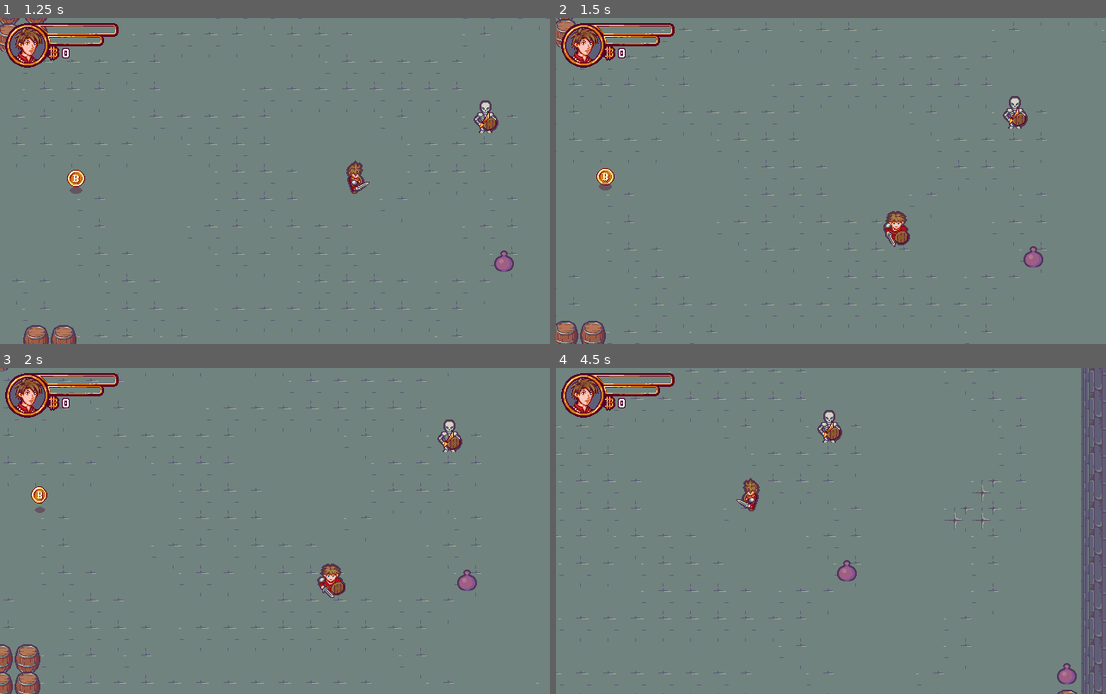
Above: before the commit, frames 1-4 (two rows, left to right).
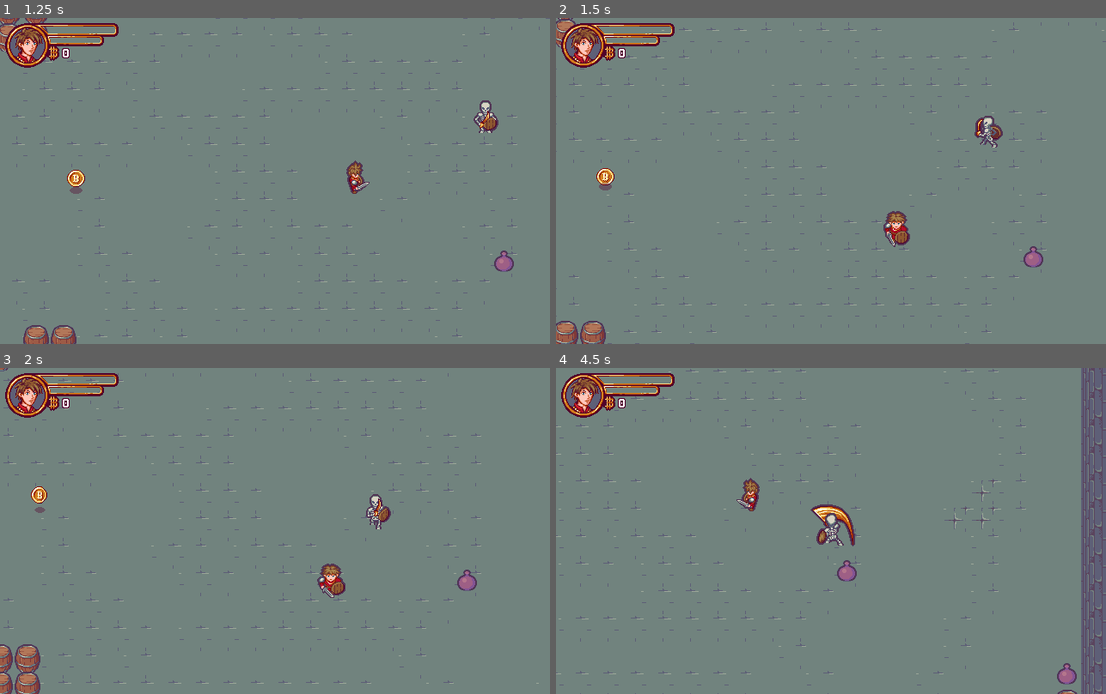
Above: after the commit, the same moments.

Repository: Franofarion/Godot-2D-ZeldIsaac-Tutorial
Game: Godot game, scene res://Scenes/Levels/Level.tscn
Two runs of this game, one before a commit and one after it. Both use one fixed random seed, a clock stepped at 60 frames per second and the inputs below. Sound files missing from this copy of the repository are replaced by a short silence.
Inputs:
- Up to frame 1 (1.25 s): tap Enter (ui_accept) at 0.5, 0.77 s; hold Right (ui_right) from 0.53 s (still down)
- Up to frame 2 (1.5 s): release Right (ui_right) at 1.28 s; hold Down (ui_down) from 1.28 s (still down)
- Up to frame 3 (2 s): keep holding Down (ui_down); tap Enter (ui_accept) at 1.52 s
- Up to frame 4 (4.5 s): release Down (ui_down) at 2.03 s; hold Right (ui_right) 2.03-2.78 s; hold Up (ui_up) 2.78-3.53 s; tap Enter (ui_accept) at 3.02, 3.77 s; hold Left (ui_left) from 3.53 s (still down)

Frame 1 is identical in both runs. In frame 2, 0.6% of the frame differs, in the area x 76-86%, y 23-40%; in frame 3, 0.6%; in frame 4, 0.9%, in the area x 46-55%, y 12-55%.

Commit message:
enemy behaviour, BehaviourTree

Diff:
--- a/Scenes/Actors/Actor.gd
+++ b/Scenes/Actors/Actor.gd
@@ -14,7 +14,7 @@
 }
 
 
-var speed := 300.0
+export var speed := 300.0
 var moving_direction := Vector2.ZERO setget set_moving_direction, get_moving_direction
 var facing_direction := Vector2.DOWN setget set_facing_direction, get_facing_direction
 
@@ -88,7 +88,7 @@
 		state_machine.set_state('Move')
 
 #### SIGNAL RESPONSES ####
-func _on_state_changed(new_state: Object):
+func _on_state_changed(_new_state: Object):
 	_update_animation()
 
 func _on_AnimatedSprite_animation_finished():
--- a/Scenes/Actors/Actor.tscn
+++ b/Scenes/Actors/Actor.tscn
@@ -29,7 +29,7 @@
 "_edit_lock_": true
 }
 
-[node name="StateMachine" type="Node" parent="."]
+[node name="StateMachine" type="Node2D" parent="."]
 script = ExtResource( 2 )
 
 [node name="Idle" type="Node" parent="StateMachine"]
--- a/Scenes/Actors/Character/CharacterSpriteFrame.tres
+++ b/Scenes/Actors/Character/CharacterSpriteFrame.tres
@@ -1,6 +1,54 @@
 [gd_resource type="SpriteFrames" load_steps=34 format=2]
 
 [ext_resource path="res://Scenes/Actors/Character/Sprites/Character_SpriteSheet.png" type="Texture" id=1]
+
+[sub_resource type="AtlasTexture" id=32]
+atlas = ExtResource( 1 )
+region = Rect2( 0, 192, 64, 64 )
+
+[sub_resource type="AtlasTexture" id=28]
+atlas = ExtResource( 1 )
+region = Rect2( 320, 128, 64, 64 )
+
+[sub_resource type="AtlasTexture" id=29]
+atlas = ExtResource( 1 )
+region = Rect2( 384, 128, 64, 64 )
+
+[sub_resource type="AtlasTexture" id=30]
+atlas = ExtResource( 1 )
+region = Rect2( 448, 128, 64, 64 )
+
+[sub_resource type="AtlasTexture" id=22]
+atlas = ExtResource( 1 )
+region = Rect2( 320, 0, 64, 64 )
+
+[sub_resource type="AtlasTexture" id=23]
+atlas = ExtResource( 1 )
+region = Rect2( 384, 0, 64, 64 )
+
+[sub_resource type="AtlasTexture" id=24]
+atlas = ExtResource( 1 )
+region = Rect2( 448, 0, 64, 64 )
+
+[sub_resource type="AtlasTexture" id=31]
+atlas = ExtResource( 1 )
+region = Rect2( 0, 64, 64, 64 )
+
+[sub_resource type="AtlasTexture" id=34]
+atlas = ExtResource( 1 )
+region = Rect2( 0, 128, 64, 64 )
+
+[sub_resource type="AtlasTexture" id=25]
+atlas = ExtResource( 1 )
+region = Rect2( 320, 192, 64, 64 )
+
+[sub_resource type="AtlasTexture" id=26]
+atlas = ExtResource( 1 )
+region = Rect2( 384, 192, 64, 64 )
+
+[sub_resource type="AtlasTexture" id=27]
+atlas = ExtResource( 1 )
+region = Rect2( 448, 192, 64, 64 )
 
 [sub_resource type="AtlasTexture" id=33]
 atlas = ExtResource( 1 )
@@ -17,54 +65,6 @@
 [sub_resource type="AtlasTexture" id=21]
 atlas = ExtResource( 1 )
 region = Rect2( 448, 64, 64, 64 )
-
-[sub_resource type="AtlasTexture" id=28]
-atlas = ExtResource( 1 )
-region = Rect2( 320, 128, 64, 64 )
-
-[sub_resource type="AtlasTexture" id=29]
-atlas = ExtResource( 1 )
-region = Rect2( 384, 128, 64, 64 )
-
-[sub_resource type="AtlasTexture" id=30]
-atlas = ExtResource( 1 )
-region = Rect2( 448, 128, 64, 64 )
-
-[sub_resource type="AtlasTexture" id=31]
-atlas = ExtResource( 1 )
-region = Rect2( 0, 64, 64, 64 )
-
-[sub_resource type="AtlasTexture" id=34]
-atlas = ExtResource( 1 )
-region = Rect2( 0, 128, 64, 64 )
-
-[sub_resource type="AtlasTexture" id=32]
-atlas = ExtResource( 1 )
-region = Rect2( 0, 192, 64, 64 )
-
-[sub_resource type="AtlasTexture" id=22]
-atlas = ExtResource( 1 )
-region = Rect2( 320, 0, 64, 64 )
-
-[sub_resource type="AtlasTexture" id=23]
-atlas = ExtResource( 1 )
-region = Rect2( 384, 0, 64, 64 )
-
-[sub_resource type="AtlasTexture" id=24]
-atlas = ExtResource( 1 )
-region = Rect2( 448, 0, 64, 64 )
-
-[sub_resource type="AtlasTexture" id=25]
-atlas = ExtResource( 1 )
-region = Rect2( 320, 192, 64, 64 )
-
-[sub_resource type="AtlasTexture" id=26]
-atlas = ExtResource( 1 )
-region = Rect2( 384, 192, 64, 64 )
-
-[sub_resource type="AtlasTexture" id=27]
-atlas = ExtResource( 1 )
-region = Rect2( 448, 192, 64, 64 )
 
 [sub_resource type="AtlasTexture" id=10]
 atlas = ExtResource( 1 )
@@ -132,19 +132,19 @@
 
 [resource]
 animations = [ {
-"frames": [ SubResource( 33 ) ],
+"frames": [ SubResource( 32 ) ],
 "loop": true,
-"name": "IdleDown",
+"name": "IdleLeft",
 "speed": 5.0
-}, {
-"frames": [ SubResource( 19 ), SubResource( 20 ), SubResource( 21 ) ],
-"loop": false,
-"name": "AttackUp",
-"speed": 8.0
 }, {
 "frames": [ SubResource( 28 ), SubResource( 29 ), SubResource( 30 ) ],
 "loop": false,
 "name": "AttackRight",
+"speed": 8.0
+}, {
+"frames": [ SubResource( 22 ), SubResource( 23 ), SubResource( 24 ) ],
+"loop": false,
+"name": "AttackDown",
 "speed": 8.0
 }, {
 "frames": [ SubResource( 31 ) ],
@@ -157,19 +157,19 @@
 "name": "IdleRight",
 "speed": 5.0
 }, {
-"frames": [ SubResource( 32 ) ],
-"loop": true,
-"name": "IdleLeft",
-"speed": 5.0
-}, {
-"frames": [ SubResource( 22 ), SubResource( 23 ), SubResource( 24 ) ],
-"loop": false,
-"name": "AttackDown",
-"speed": 8.0
-}, {
 "frames": [ SubResource( 25 ), SubResource( 26 ), SubResource( 27 ) ],
 "loop": false,
 "name": "AttackLeft",
+"speed": 8.0
+}, {
+"frames": [ SubResource( 33 ) ],
+"loop": true,
+"name": "IdleDown",
+"speed": 5.0
+}, {
+"frames": [ SubResource( 19 ), SubResource( 20 ), SubResource( 21 ) ],
+"loop": false,
+"name": "AttackUp",
 "speed": 8.0
 }, {
 "frames": [ SubResource( 10 ), SubResource( 11 ), SubResource( 12 ), SubResource( 13 ) ],
--- /dev/null
+++ b/Scenes/Actors/Enemy/BehaviourState/AttackState.gd
@@ -0,0 +1,11 @@
+extends State
+class_name AttackState
+
+onready var cooldown = $Cooldown
+
+func enter_state() -> void:
+	owner.state_machine.set_state('Attack')
+	cooldown.start()
+
+func is_cooldown_running() -> bool:
+	return !cooldown.is_stopped() && !cooldown.is_paused()
--- /dev/null
+++ b/Scenes/Actors/Enemy/BehaviourState/ChaseState.gd
@@ -0,0 +1,8 @@
+extends State
+class_name ChaseState
+
+func enter_state() -> void:
+	owner.state_machine.set_state('Move')
+
+func update(_delta: float) -> void:
+	owner.update_move_path(owner.target.global_position)
--- /dev/null
+++ b/Scenes/Actors/Enemy/BehaviourState/WanderState.gd
@@ -0,0 +1,7 @@
+extends State
+class_name WanderState
+
+func enter_state() -> void:
+	if owner.state_machine == null:
+		return
+	owner.state_machine.set_state('Idle')
--- a/Scenes/Actors/Enemy/Enemy.gd
+++ b/Scenes/Actors/Enemy/Enemy.gd
@@ -1,2 +1,121 @@
 extends Actor
 class_name Enemy
+
+onready var behaviour_tree = $BehaviourTree
+onready var chase_area = $ChaseArea
+onready var attack_area = $AttackArea
+
+var target : Node2D = null
+var path : Array = []
+
+var target_in_chase_area : bool = false setget set_target_in_chase_area
+var target_in_attack_area : bool = false setget set_target_in_attack_area
+
+signal target_in_chase_area_changed
+signal target_in_attack_area_changed
+
+
+#### ACCESSORS ####
+
+func set_target_in_chase_area(value: bool) -> void:
+	if value != target_in_chase_area:
+		target_in_chase_area = value
+		emit_signal("target_in_chase_area_changed", target_in_chase_area)
+
+func set_target_in_attack_area(value: bool) -> void:
+	if value != target_in_attack_area:
+		target_in_attack_area = value
+		emit_signal("target_in_attack_area_changed", target_in_attack_area)
+
+
+#### BUILT-IN ####
+
+func _ready():
+	var __ = chase_area.connect("body_entered", self, "_on_ChaseArea_body_entered")
+	__ = chase_area.connect("body_exited", self, "_on_ChaseArea_body_exited")
+	__ = attack_area.connect("body_entered", self, "_on_AttackArea_body_entered")
+	__ = attack_area.connect("body_exited", self, "_on_AttackArea_body_exited")
+	__ = connect("target_in_chase_area_changed", self, "_on_target_in_chase_area_changed")
+	__ = connect("target_in_attack_area_changed", self, "_on_target_in_attack_area_changed")
+	__ = state_machine.connect("state_changed", self, "_on_StateMachine_state_changed")
+
+#### LOGIC ####
+
+func _update_target() -> void:
+	if !target_in_chase_area && !target_in_attack_area:
+		target = null
+
+func _update_behaviour_state() -> void:
+	print(can_attack())
+	if can_attack():
+		behaviour_tree.set_state("Attack")
+
+	elif target_in_chase_area:
+		behaviour_tree.set_state("Chase")
+
+	else:
+		behaviour_tree.set_state("Wander")
+
+func update_move_path(dest: Vector2) -> void:
+	path = [dest]
+
+func move_along_path(delta: float) -> void:
+	if path.empty():
+		return
+
+	var dir = global_position.direction_to(path[0])
+	var dist = global_position.distance_to(path[0])
+
+	set_moving_direction(dir)
+
+	if dist <= speed * delta:
+		var __ = move_and_collide(dir * dist)
+		path.remove(0)
+	else:
+		var __ = move_and_collide(dir * speed * delta)
+
+func can_attack() -> bool:
+	return !$BehaviourTree/Attack.is_cooldown_running() && target_in_attack_area
+
+#### SIGNAL RESPONSES ####
+
+func _on_ChaseArea_body_entered(body: Node2D):
+	if body is Character:
+		set_target_in_chase_area(true)
+		target = body
+
+func _on_ChaseArea_body_exited(body: Node2D):
+	if body is Character:
+		set_target_in_chase_area(false)
+
+func _on_AttackArea_body_entered(body: Node2D):
+	if body is Character:
+		set_target_in_attack_area(true)
+		target = body
+
+func _on_AttackArea_body_exited(body: Node2D):
+	if body is Character:
+		set_target_in_attack_area(false)
+
+func _on_target_in_chase_area_changed(_value: bool):
+	_update_target()
+	_update_behaviour_state()
+
+func _on_target_in_attack_area_changed(_value: bool):
+	_update_target()
+	if target_in_attack_area:
+		_update_behaviour_state()
+
+# Overided method
+func _on_moving_direction_changed():
+	if  abs(moving_direction.x) > abs(moving_direction.y):
+		set_facing_direction(Vector2(sign(moving_direction.x), 0))
+	else:
+		set_facing_direction(Vector2(0, sign(moving_direction.y)))
+
+func _on_StateMachine_state_changed(state) -> void:
+	if state_machine == null:
+		return
+
+	if state.name != "Attack" && state_machine.previous_state == $StateMachine/Attack:
+		_update_behaviour_state()
--- a/Scenes/Actors/Enemy/Enemy.tscn
+++ b/Scenes/Actors/Enemy/Enemy.tscn
@@ -3,3 +3,11 @@
 [ext_resource path="res://Scenes/Actors/Actor.tscn" type="PackedScene" id=1]
 
 [node name="Enemy" instance=ExtResource( 1 )]
+
+[node name="ChaseArea" type="Area2D" parent="." index="4"]
+
+[node name="CollisionShape2D" type="CollisionShape2D" parent="ChaseArea" index="0"]
+
+[node name="AttackArea" type="Area2D" parent="." index="5"]
+
+[node name="CollisionShape2D" type="CollisionShape2D" parent="AttackArea" index="0"]
--- /dev/null
+++ b/Scenes/Actors/Enemy/Skeleton/EnemyMoveState.gd
@@ -0,0 +1,5 @@
+extends State
+class_name EnemyMoveState
+
+func update(delta: float) -> void:
+	owner.move_along_path(delta)
--- a/Scenes/Actors/Enemy/Skeleton/Skeleton.tscn
+++ b/Scenes/Actors/Enemy/Skeleton/Skeleton.tscn
@@ -1,16 +1,29 @@
-[gd_scene load_steps=6 format=2]
+[gd_scene load_steps=14 format=2]
 
 [ext_resource path="res://Scenes/Actors/Enemy/Enemy.tscn" type="PackedScene" id=1]
 [ext_resource path="res://Scenes/Actors/Enemy/SkeletonSpriteFrame.tres" type="SpriteFrames" id=2]
 [ext_resource path="res://Scenes/Actors/Enemy/Enemy.gd" type="Script" id=3]
+[ext_resource path="res://Scenes/Actors/Enemy/BehaviourState/AttackState.gd" type="Script" id=4]
+[ext_resource path="res://StateMachine/StateMachine.gd" type="Script" id=5]
+[ext_resource path="res://StateMachine/StateLabel.gd" type="Script" id=6]
+[ext_resource path="res://Scenes/Actors/Enemy/Skeleton/EnemyMoveState.gd" type="Script" id=7]
+[ext_resource path="res://Scenes/Actors/Enemy/BehaviourState/ChaseState.gd" type="Script" id=8]
+[ext_resource path="res://Scenes/Actors/Enemy/BehaviourState/WanderState.gd" type="Script" id=9]
 
 [sub_resource type="CircleShape2D" id=1]
 
 [sub_resource type="RectangleShape2D" id=2]
 extents = Vector2( 20, 10 )
 
+[sub_resource type="CircleShape2D" id=3]
+radius = 161.05
+
+[sub_resource type="CircleShape2D" id=4]
+radius = 28.0713
+
 [node name="Skeleton" instance=ExtResource( 1 )]
 script = ExtResource( 3 )
+speed = 170.0
 
 [node name="AnimatedSprite" parent="." index="0"]
 frames = ExtResource( 2 )
@@ -21,3 +34,49 @@
 
 [node name="CollisionShape2D" parent="AttackHitbox" index="0"]
 shape = SubResource( 2 )
+
+[node name="Move" parent="StateMachine" index="1"]
+script = ExtResource( 7 )
+
+[node name="StateLabel" type="Label" parent="StateMachine" index="3"]
+visible = false
+margin_left = -20.0
+margin_top = -53.0
+margin_right = 20.0
+margin_bottom = -39.0
+script = ExtResource( 6 )
+__meta__ = {
+"_edit_use_anchors_": false
+}
+
+[node name="BehaviourTree" type="Node2D" parent="." index="4"]
+script = ExtResource( 5 )
+
+[node name="Wander" type="Node" parent="BehaviourTree" index="0"]
+script = ExtResource( 9 )
+
+[node name="Chase" type="Node" parent="BehaviourTree" index="1"]
+script = ExtResource( 8 )
+
+[node name="Attack" type="Node" parent="BehaviourTree" index="2"]
+script = ExtResource( 4 )
+
+[node name="Cooldown" type="Timer" parent="BehaviourTree/Attack" index="0"]
+one_shot = true
+
+[node name="StateLabel" type="Label" parent="BehaviourTree" index="3"]
+visible = false
+margin_left = -20.0
+margin_top = -40.0
+margin_right = 20.0
+margin_bottom = -26.0
+script = ExtResource( 6 )
+__meta__ = {
+"_edit_use_anchors_": false
+}
+
+[node name="CollisionShape2D" parent="ChaseArea" index="0"]
+shape = SubResource( 3 )
+
+[node name="CollisionShape2D" parent="AttackArea" index="0"]
+shape = SubResource( 4 )
--- a/Scenes/Actors/States/ActorMoveState.gd
+++ b/Scenes/Actors/States/ActorMoveState.gd
@@ -1,5 +1,5 @@
 extends State
 class_name ActorMoveState
 
-func update(delta) -> void:
+func update(_delta) -> void:
 	var __ = owner.move_and_slide(owner.moving_direction * owner.speed)
--- a/Scenes/InteractiveObjects/Chest/Chest.tscn
+++ b/Scenes/InteractiveObjects/Chest/Chest.tscn
@@ -4,10 +4,6 @@
 [ext_resource path="res://Scenes/InteractiveObjects/Chest/Chest.gd" type="Script" id=2]
 [ext_resource path="res://StateMachine/StateMachine.gd" type="Script" id=3]
 [ext_resource path="res://StateMachine/State.gd" type="Script" id=4]
-
-[sub_resource type="AtlasTexture" id=1]
-atlas = ExtResource( 1 )
-region = Rect2( 0, 0, 64, 64 )
 
 [sub_resource type="AtlasTexture" id=2]
 atlas = ExtResource( 1 )
@@ -25,17 +21,21 @@
 atlas = ExtResource( 1 )
 region = Rect2( 256, 0, 64, 64 )
 
+[sub_resource type="AtlasTexture" id=1]
+atlas = ExtResource( 1 )
+region = Rect2( 0, 0, 64, 64 )
+
 [sub_resource type="SpriteFrames" id=6]
 animations = [ {
+"frames": [ SubResource( 2 ), SubResource( 3 ), SubResource( 4 ), SubResource( 5 ) ],
+"loop": false,
+"name": "Open",
+"speed": 10.0
+}, {
 "frames": [ SubResource( 1 ) ],
 "loop": false,
 "name": "Idle",
 "speed": 5.0
-}, {
-"frames": [ SubResource( 2 ), SubResource( 3 ), SubResource( 4 ), SubResource( 5 ) ],
-"loop": false,
-"name": "Open",
-"speed": 10.0
 } ]
 
 [sub_resource type="RectangleShape2D" id=7]
@@ -52,7 +52,7 @@
 position = Vector2( 0, -1 )
 shape = SubResource( 7 )
 
-[node name="StateMachine" type="Node" parent="."]
+[node name="StateMachine" type="Node2D" parent="."]
 script = ExtResource( 3 )
 
 [node name="Idle" type="Node" parent="StateMachine"]
--- a/Scenes/InteractiveObjects/Coin/Coin.tscn
+++ b/Scenes/InteractiveObjects/Coin/Coin.tscn
@@ -201,7 +201,7 @@
 [node name="AnimationPlayer" type="AnimationPlayer" parent="."]
 anims/Wave = SubResource( 23 )
 
-[node name="StateMachine" type="Node" parent="."]
+[node name="StateMachine" type="Node2D" parent="."]
 script = ExtResource( 5 )
 
 [node name="Spawn" type="Node" parent="StateMachine"]
--- a/Scenes/UI/HUD/HUD.gd
+++ b/Scenes/UI/HUD/HUD.gd
@@ -3,7 +3,7 @@
 onready var coin_counter_label = $CoinCounter
 
 func _ready() -> void:
-	EVENTS.connect("nb_coins_changed", self, "_on_EVENTS_nb_coins_changed")
+	var __ = EVENTS.connect("nb_coins_changed", self, "_on_EVENTS_nb_coins_changed")
 
 func _on_EVENTS_nb_coins_changed(nb_coins) -> void:
 	coin_counter_label.set_text(String(nb_coins))
--- /dev/null
+++ b/StateMachine/StateLabel.gd
@@ -0,0 +1,14 @@
+extends Label
+class_name StateLabel
+
+func _ready():
+	yield(get_parent(), "ready")
+
+	var __ = get_parent().connect("state_changed", self, "_on_StateMachine_state_changed")
+	_update_text(get_parent().current_state)
+
+func _update_text(state: Node):
+	set_text(state.name)
+
+func _on_StateMachine_state_changed(state: Node) -> void:
+	_update_text(state)
--- a/StateMachine/StateMachine.gd
+++ b/StateMachine/StateMachine.gd
@@ -1,4 +1,4 @@
-extends Node
+extends Node2D
 class_name StateMachine
 
 var current_state : Node = null setget set_state, get_state
--- a/project.godot
+++ b/project.godot
@@ -19,10 +19,20 @@
 "language": "GDScript",
 "path": "res://Scenes/Actors/States/ActorMoveState.gd"
 }, {
+"base": "State",
+"class": "AttackState",
+"language": "GDScript",
+"path": "res://Scenes/Actors/Enemy/BehaviourState/AttackState.gd"
+}, {
 "base": "Actor",
 "class": "Character",
 "language": "GDScript",
 "path": "res://Scenes/Actors/Character/Character.gd"
+}, {
+"base": "State",
+"class": "ChaseState",
+"language": "GDScript",
+"path": "res://Scenes/Actors/Enemy/BehaviourState/ChaseState.gd"
 }, {
 "base": "Node2D",
 "class": "Coin",
@@ -44,26 +54,46 @@
 "language": "GDScript",
 "path": "res://Scenes/Actors/Enemy/Enemy.gd"
 }, {
+"base": "State",
+"class": "EnemyMoveState",
+"language": "GDScript",
+"path": "res://Scenes/Actors/Enemy/Skeleton/EnemyMoveState.gd"
+}, {
 "base": "Node",
 "class": "State",
 "language": "GDScript",
 "path": "res://StateMachine/State.gd"
 }, {
-"base": "Node",
+"base": "Label",
+"class": "StateLabel",
+"language": "GDScript",
+"path": "res://StateMachine/StateLabel.gd"
+}, {
+"base": "Node2D",
 "class": "StateMachine",
 "language": "GDScript",
 "path": "res://StateMachine/StateMachine.gd"
+}, {
+"base": "State",
+"class": "WanderState",
+"language": "GDScript",
+"path": "res://Scenes/Actors/Enemy/BehaviourState/WanderState.gd"
 } ]
 _global_script_class_icons={
 "Actor": "",
 "ActorMoveState": "",
+"AttackState": "",
 "Character": "",
+"ChaseState": "",
 "Coin": "",
 "CollectableFollowState": "",
 "CollectableSpawnState": "",
 "Enemy": "",
+"EnemyMoveState": "",
 "State": "",
-"StateMachine": ""
+"StateLabel": "",
+"StateMachine": "",
+"WanderState": ""
 }
 
 [application]
